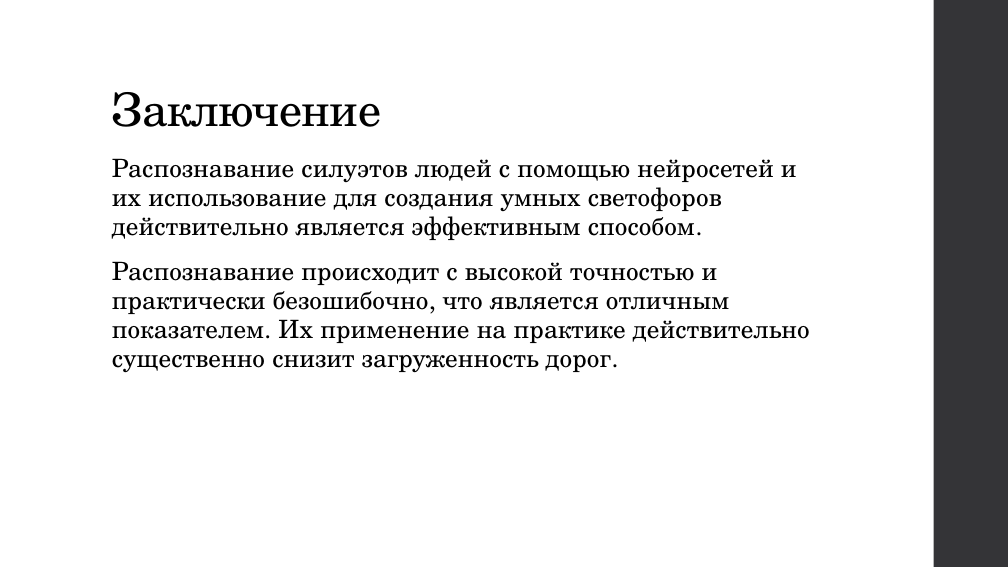
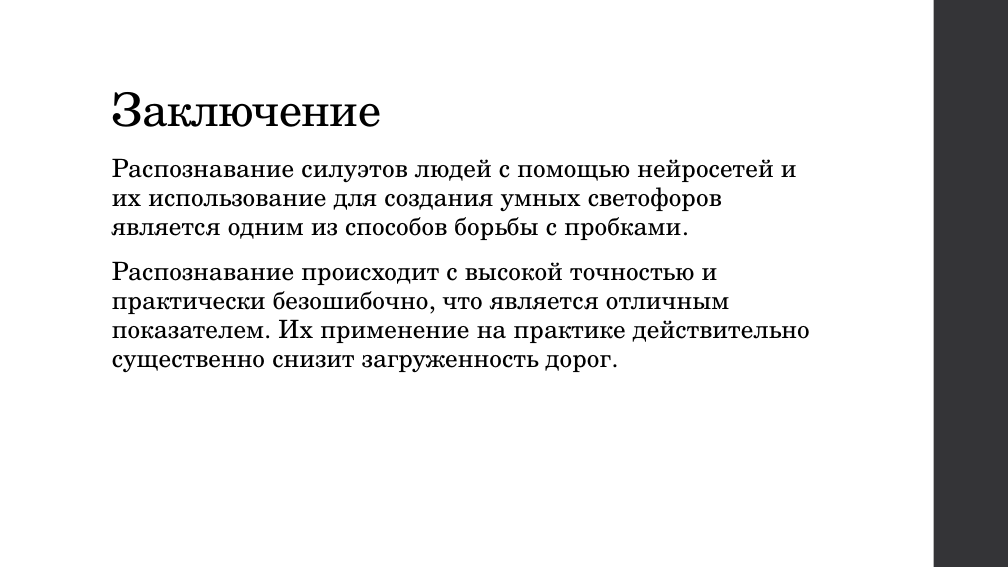
Before and after one commit to athens0/neuro-project, a slide deck: slide 12 of нейросети (1).pptx. Drawn at 1008x567 pixels with LibreOffice and Linux fonts; fonts in the diff are those of the drawing. Boxes give left, top, right and bottom in pixels: in the first picture for what was removed or moved away, otherwise in the second. Text is boxed around its words. In the diff, an @@ line names an element or a change of style, - is before the commit and + after.

```diff
--- a/нейросети (1).pptx
+++ b/нейросети (1).pptx
@@ text at bbox=[112, 158, 797, 240]: text changed @@
-Распознавание силуэтов людей с помощью нейросетей и их использование для создания умных светофоров действительно является эффективным способом.
+Распознавание силуэтов людей с помощью нейросетей и их использование для создания умных светофоров является одним из способов борьбы с пробками.
```
Also in this commit, not shown: 2 other slides changed, 1 other file.
